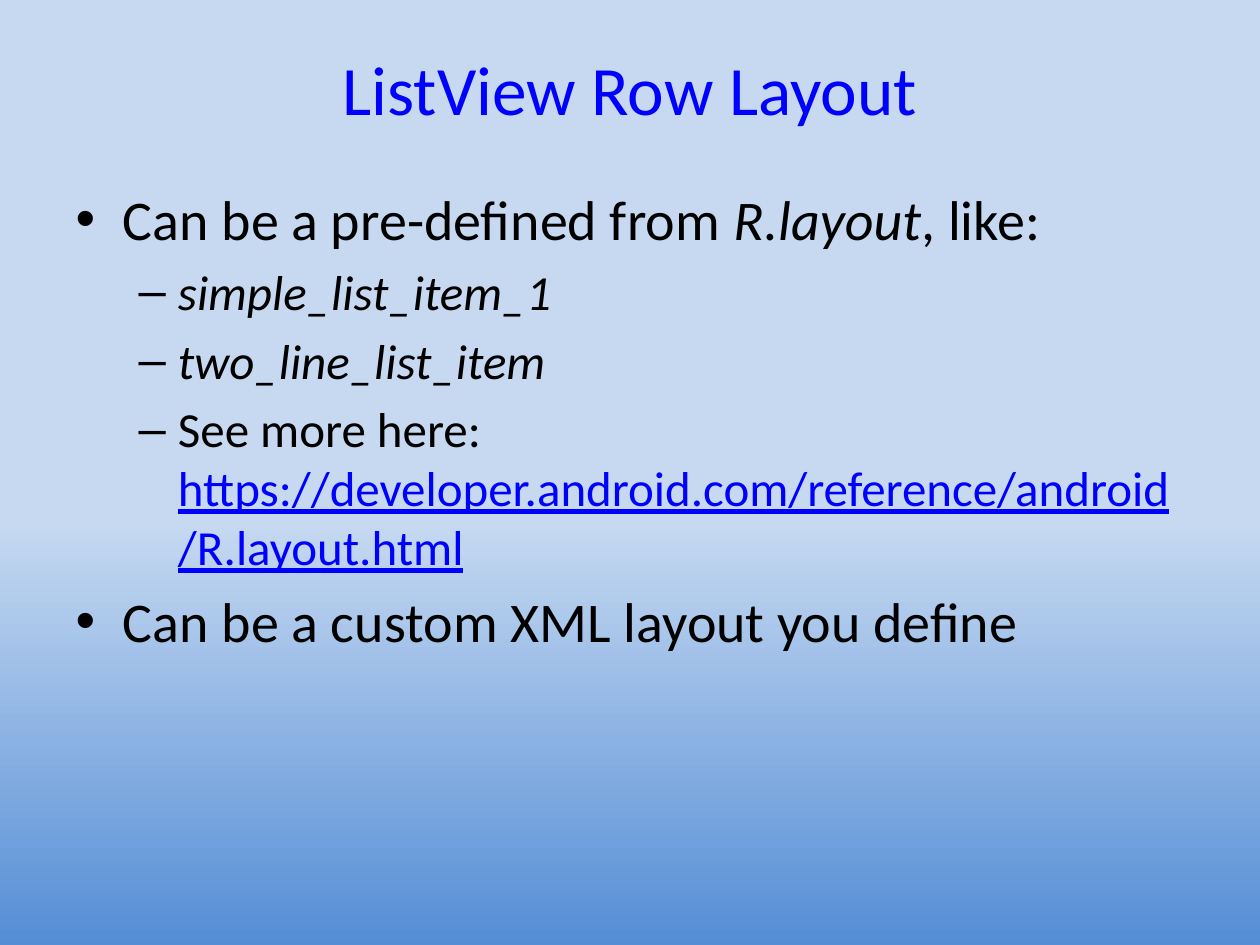
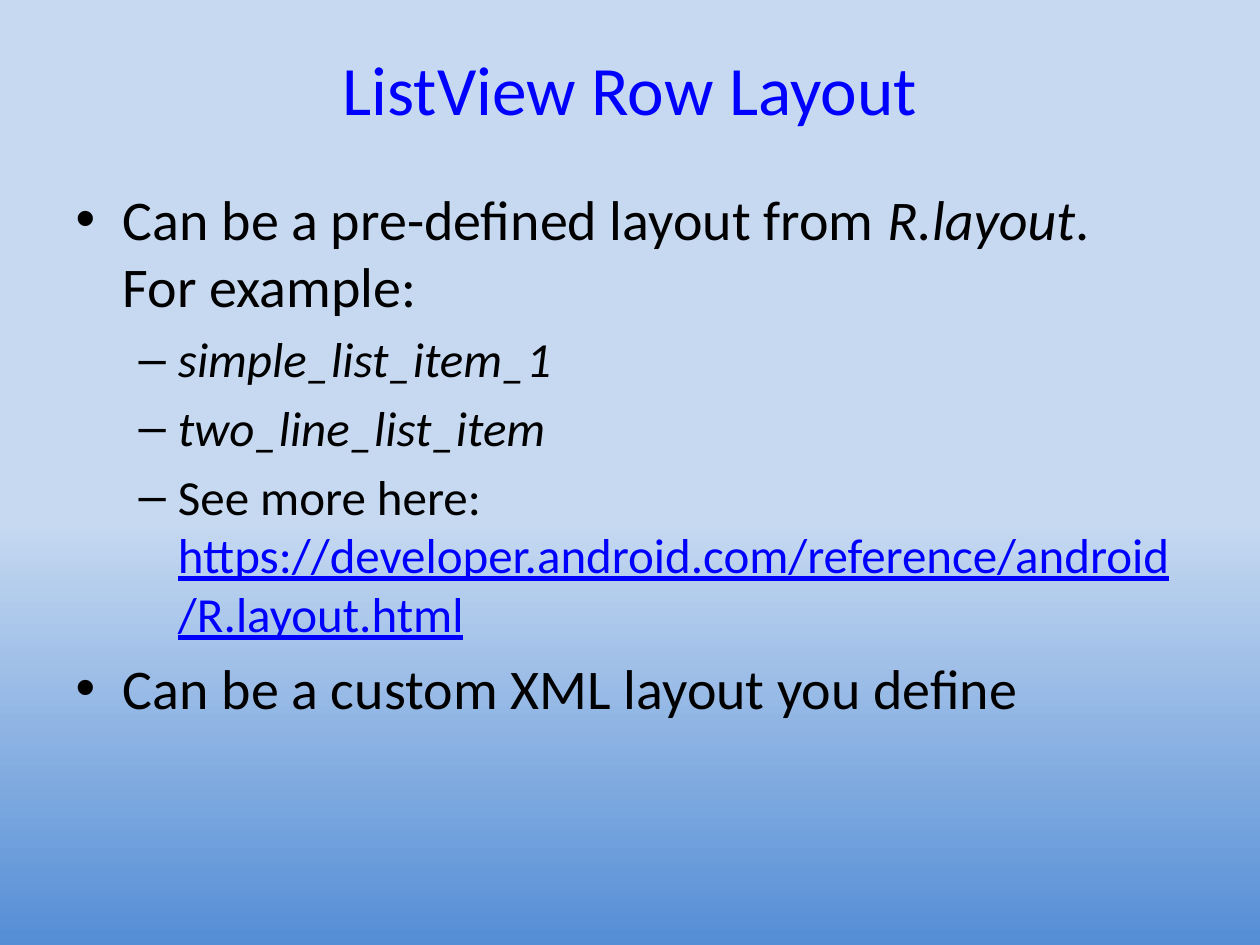
Before and after one commit to UO-CIS/CIS399Android-CourseMaterials, a slide deck: slide 6 of Notes and Slides/CIS399Wk3Day2-ListViews.pptx. Drawn at 1260x945 pixels with LibreOffice and Linux fonts; fonts in the diff are those of the drawing. Boxes give left, top, right and bottom in pixels: in the first picture for what was removed or moved away, otherwise in the second. Text is boxed around its words. In the diff, an @@ line names an element or a change of style, - is before the commit and + after.

```diff
--- a/Notes and Slides/CIS399Wk3Day2-ListViews.pptx
+++ b/Notes and Slides/CIS399Wk3Day2-ListViews.pptx
@@ text at [123,201,1089,316]: text changed @@
-• Can be a pre-defined from R.layout, like:
+• Can be a pre-defined layout from R.layout.
+  For example:
```
Also in this commit, not shown: 4 other slides changed, 2 other files.
